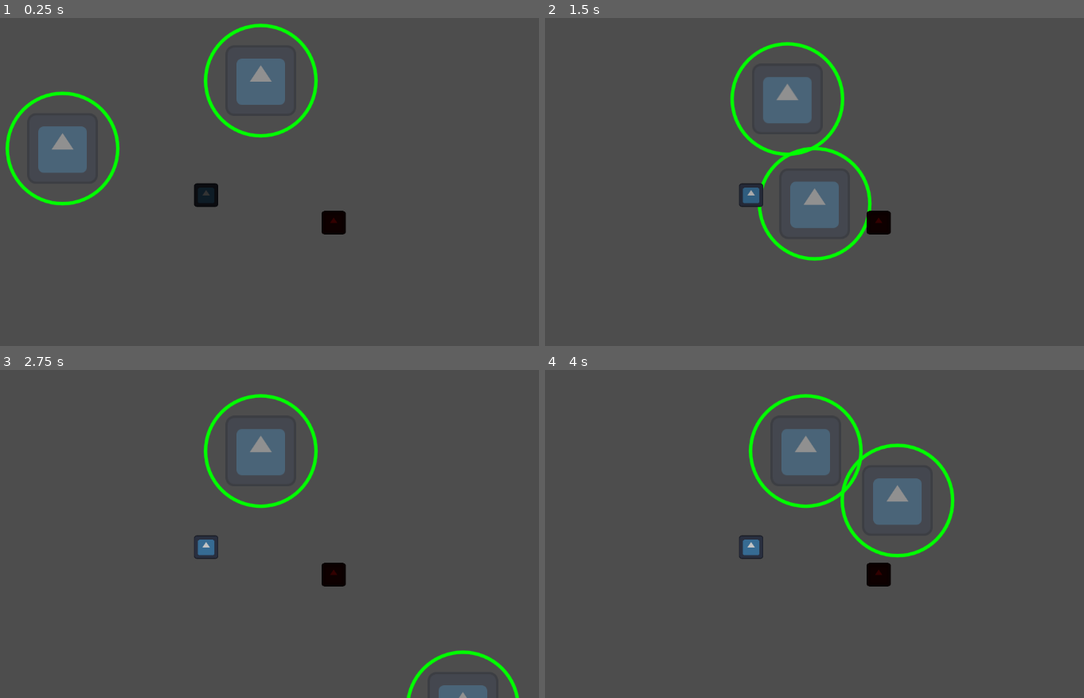
Above: before the commit, frames 1-4 (two rows, left to right).
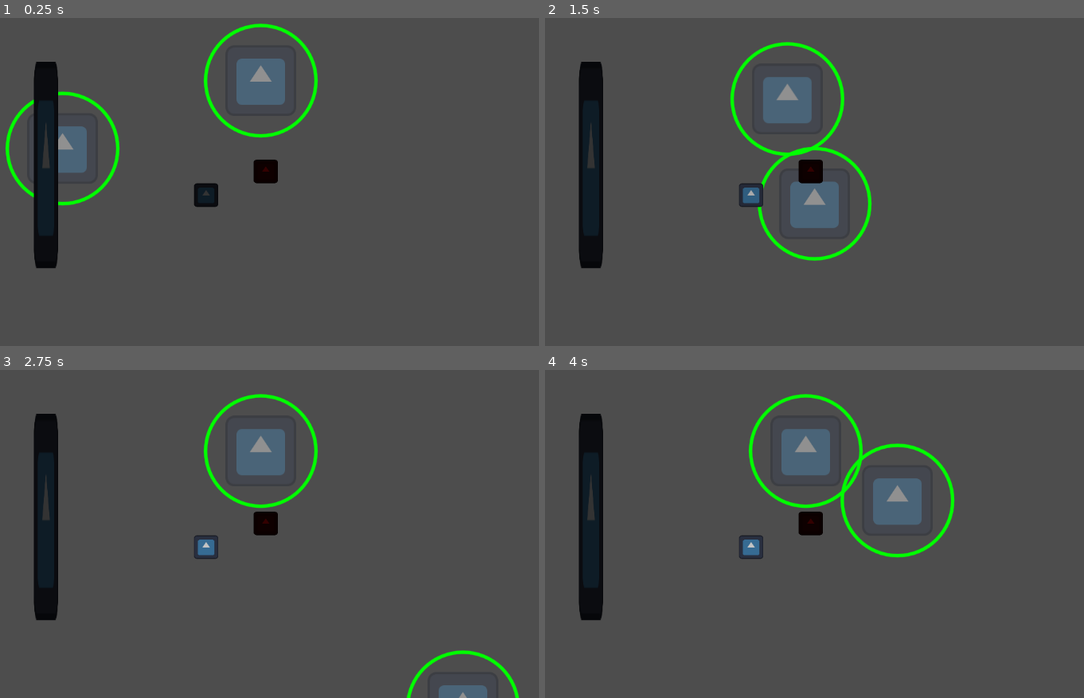
Above: after the commit, the same moments.

Repository: carcinizer/slavic-2025
Game: Godot game, scene res://scenes/map.tscn
Same seed, same stepped clock (60 frames per second), same inputs: the game is played once before the commit and once after it. The engine's default icon, where the game draws it, is replaced by a stand-in: a white triangle on a blue panel in a dark square.
Inputs:
- Up to frame 1 (0.25 s): no input
- Up to frame 2 (1.5 s): tap Enter at 0.5 s; hold Right (right1) 0.53-1.28 s; tap S (down2) at 0.6 s; hold Down (down1) from 1.28 s (still down); tap A (left2) at 1.35 s
- Up to frame 3 (2.75 s): release Down (down1) at 2.03 s; hold Right (right1) from 2.03 s (still down); tap D (right2) at 2.1 s
- Up to frame 4 (4 s): release Right (right1) at 2.78 s; hold Up (up1) 2.78-3.53 s; tap W (up2) at 2.85 s; hold Left (left1) from 3.53 s (still down); tap S (down2) at 3.6 s

The runs differ from the first frame. In frame 1, 3.5% of the frame differs, in the area x 6-65%, y 13-77%; in frame 2, 3.5%; in frame 3, 3.5%; in frame 4, 3.5%.

Commit message:
add function for checking connections to a tree
- add debug input action
- edit map scene

Diff:
--- a/project.godot
+++ b/project.godot
@@ -62,3 +62,8 @@
 "events": [Object(InputEventKey,"resource_local_to_scene":false,"resource_name":"","device":-1,"window_id":0,"alt_press …(192 unchanged characters)…
 ]
 }
+debug={
+"deadzone": 0.2,
+"events": [Object(InputEventKey,"resource_local_to_scene":false,"resource_name":"","device":-1,"window_id":0,"alt_pressed":false,"shift_pressed":false,"ctrl_pressed":false,"meta_pressed":false,"pressed":false,"keycode":0,"physical_keycode":32,"key_label":0,"unicode":32,"location":0,"echo":false,"script":null)
+]
+}
--- a/scenes/map.tscn
+++ b/scenes/map.tscn
@@ -1,7 +1,8 @@
-[gd_scene load_steps=3 format=3 uid="uid://dosjbacgvospg"]
+[gd_scene load_steps=4 format=3 uid="uid://dosjbacgvospg"]
 
 [ext_resource type="PackedScene" uid="uid://4cj1ov35do11" path="res://scenes/cursor.tscn" id="1_4xfga"]
 [ext_resource type="PackedScene" uid="uid://bds4f0x6befb7" path="res://scenes/mushroom.tscn" id="2_paxxb"]
+[ext_resource type="PackedScene" uid="uid://b7r5ai1pa2xl" path="res://scenes/tree.tscn" id="3_gldc4"]
 
 [node name="Node2D" type="Node2D"]
 
@@ -12,9 +13,12 @@
 position = Vector2(529, 373)
 
 [node name="Mushroom2" parent="." instance=ExtResource("2_paxxb")]
-position = Vector2(760, 423)
+position = Vector2(637, 330)
 player_id = 1
 
 [node name="Cursor2" parent="." instance=ExtResource("1_4xfga")]
 position = Vector2(628, 167)
 player_id = 1
+
+[node name="Tree" parent="." instance=ExtResource("3_gldc4")]
+position = Vector2(239, 484)
--- a/scenes/tree.tscn
+++ b/scenes/tree.tscn
@@ -16,11 +16,12 @@
 shape = SubResource("CircleShape2D_0bdi0")
 
 [node name="Sprite" type="Sprite2D" parent="."]
-position = Vector2(0, -93.1731)
-scale = Vector2(0.34375, 1.8098)
+position = Vector2(0, -164.173)
+scale = Vector2(0.34375, 2.91917)
 texture = ExtResource("2_viusy")
 
 [node name="NeighborRange" type="Area2D" parent="."]
 
 [node name="CollisionShape2D" type="CollisionShape2D" parent="NeighborRange"]
+scale = Vector2(5, 5)
 shape = SubResource("CircleShape2D_qxrkd")
--- a/src/tree.gd
+++ b/src/tree.gd
@@ -4,7 +4,28 @@
 @export var max_hp := 100.0
 @export var radius := 100.0
 
+var checked_mushrooms: Array[Mushroom] = []
+
+func check_area(areas: Array[Area2D]):
+	for a in areas:
+		var obj = a.get_parent()
+		if obj is Mushroom and !(obj in checked_mushrooms):
+			obj.connected_to_a_tree = true
+			checked_mushrooms.push_back(obj)
+			var othersareas = a.get_overlapping_areas()
+			print(obj.name)
+			check_area(othersareas)
+
+func check_for_connections():
+	var areas = get_node("NeighborRange").get_overlapping_areas()
+	var connected_mushrooms: Array[Mushroom] = []
+	checked_mushrooms = []
+	check_area(areas)
+
 func _process(_delta: float):
 	modulate.r = hp/max_hp
 	modulate.g = hp/max_hp
 	modulate.b = hp/max_hp
+
+	if Input.is_action_just_pressed("debug"):
+		check_for_connections()
